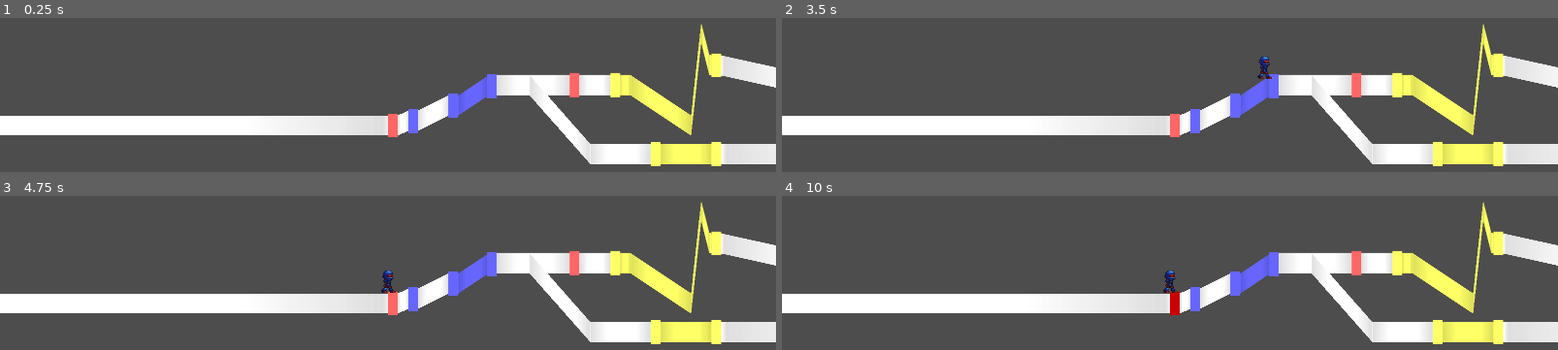
Above: before the commit, frames 1-4 (two rows, left to right).
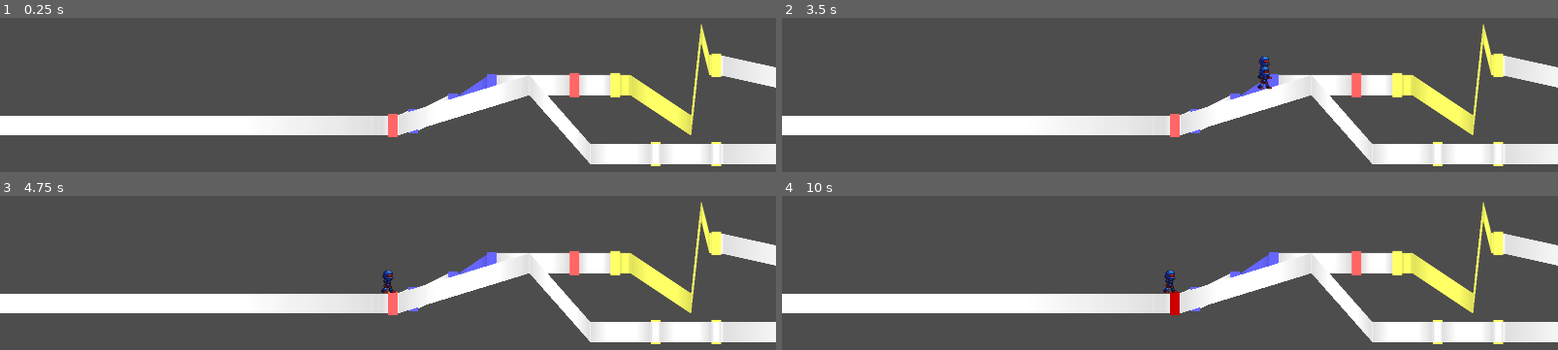
Above: after the commit, the same moments.

Repository: junu192857/Vexatonic-dash-2
Game: Godot game, scene res://Scenes/RhythmScene.tscn
Same seed, same stepped clock (60 frames per second), same inputs: the game is played once before the commit and once after it. Sound files missing from this copy of the repository are replaced by a short silence.
Inputs (mouse positions are in pixels of both pictures, inside the frame that each line leads up to):
- Up to frame 1 (0.25 s): no input
- Up to frame 2 (3.5 s): tap Enter at 0.5, 2.75 s; move the mouse to (1340, 104) at 0.52 s; hold A (a) 0.53-1.25 s; click (1340, 104) at 0.67 s; tap D (d) at 0.8 s; tap Space at 1.25 s; drag from (1014, 147) to (outside the picture) at 1.27 s; move the mouse to (1247, 30) at 2.02 s; hold K (k) 2.03-2.75 s; click (1247, 30) at 2.17 s; tap L (l) at 2.3 s; drag from (outside the picture) to (937, 59) at 2.77 s
- Up to frame 3 (4.75 s): move the mouse to (outside the picture) at 3.52 s; hold S (s) 3.53-4.25 s; click (outside the picture) at 3.67 s; tap A (a) at 3.8 s; drag from (155, 237) to (outside the picture) at 4.27 s
- Up to frame 4 (10 s): tap Space at 5, 6.5 s; move the mouse to (1208, 303) at 5.02 s; hold D (d) 5.03-5.75 s; click (1208, 303) at 5.17 s; tap K (k) at 5.3 s; tap Enter at 5.75 s; drag from (outside the picture) to (1014, 325) at 5.77 s; move the mouse to (1340, 282) at 6.52 s; hold K (k) 6.53-7.25 s; click (1340, 282) at 6.67 s; tap S (s) at 6.8 s; drag from (1014, 325) to (outside the picture) at 7.27 s; move the mouse to (1247, 208) at 8.02 s; hold S (s) 8.03-8.75 s; click (1247, 208) at 8.17 s; tap D (d) at 8.3 s; drag from (outside the picture) to (937, 237) at 8.77 s; move the mouse to (outside the picture) at 9.52 s; hold D (d) from 9.53 s (still down); click (outside the picture) at 9.67 s; tap L (l) at 9.8 s

The runs differ from the first frame. In frame 1, 2.6% of the frame differs, in the area x 51-93%, y 37-95%; in frame 2, 2.8%, in the area x 51-93%, y 31-95%; in frame 3, 2.6%; in frame 4, 2.6%.

Commit message:
에디터 Save/Load 완벽히 완성

Diff:
--- a/vexatonic-dash-2/Scenes/Editor.tscn
+++ b/vexatonic-dash-2/Scenes/Editor.tscn
@@ -32,6 +32,7 @@
 [node name="CanvasLayer" type="CanvasLayer" parent="." unique_id=1936366698]
 
 [node name="SavePanel" type="Panel" parent="CanvasLayer" unique_id=214289469]
+visible = false
 anchors_preset = -1
 anchor_left = 0.5
 anchor_top = 0.5
@@ -44,7 +45,41 @@
 grow_horizontal = 2
 grow_vertical = 2
 
-[node name="LineEdit" type="LineEdit" parent="CanvasLayer/SavePanel" unique_id=316064508]
+[node name="QuitButton" type="Button" parent="CanvasLayer/SavePanel" unique_id=527542015]
+layout_mode = 0
+offset_left = 335.0
+offset_top = 15.0
+offset_right = 388.0
+offset_bottom = 64.0
+text = "Quit"
+
+[node name="SaveButton" type="Button" parent="CanvasLayer/SavePanel" unique_id=431638425]
+layout_mode = 0
+offset_left = 155.0
+offset_top = 158.0
+offset_right = 246.0
+offset_bottom = 191.0
+text = "Save!!"
+
+[node name="OnlyForNewSave" type="Control" parent="CanvasLayer/SavePanel" unique_id=1769331625]
+anchors_preset = 0
+
+[node name="Label" type="Label" parent="CanvasLayer/SavePanel/OnlyForNewSave" unique_id=1518965152]
+layout_mode = 0
+offset_left = 129.0
+offset_top = 23.0
+offset_right = 286.0
+offset_bottom = 46.0
+text = "Enter Level Name!!"
+
+[node name="WarningLabel" type="Label" parent="CanvasLayer/SavePanel/OnlyForNewSave" unique_id=716578086]
+layout_mode = 0
+offset_left = 96.0
+offset_top = 207.0
+offset_right = 309.0
+offset_bottom = 230.0
+
+[node name="LineEdit" type="LineEdit" parent="CanvasLayer/SavePanel/OnlyForNewSave" unique_id=316064508]
 layout_mode = 0
 offset_left = 120.0
 offset_top = 56.0
@@ -52,31 +87,7 @@
 offset_bottom = 96.0
 pivot_offset = Vector2(80, 20)
 
-[node name="QuitButton" type="Button" parent="CanvasLayer/SavePanel" unique_id=527542015]
-layout_mode = 0
-offset_left = 335.0
-offset_top = 15.0
-offset_right = 388.0
-offset_bottom = 64.0
-text = "Quit"
-
-[node name="SaveButton" type="Button" parent="CanvasLayer/SavePanel" unique_id=431638425]
-layout_mode = 0
-offset_left = 155.0
-offset_top = 158.0
-offset_right = 246.0
-offset_bottom = 191.0
-text = "Save!!"
-
-[node name="Label" type="Label" parent="CanvasLayer/SavePanel" unique_id=1518965152]
-layout_mode = 0
-offset_left = 129.0
-offset_top = 23.0
-offset_right = 286.0
-offset_bottom = 46.0
-text = "Enter Level Name!!"
-
-[node name="Button3" type="Button" parent="CanvasLayer/SavePanel" unique_id=455518065]
+[node name="Button3" type="Button" parent="CanvasLayer/SavePanel/OnlyForNewSave" unique_id=455518065]
 layout_mode = 0
 offset_left = 235.0
 offset_top = 106.0
@@ -86,7 +97,7 @@
 button_group = SubResource("ButtonGroup_brgpd")
 text = "Vex"
 
-[node name="Button2" type="Button" parent="CanvasLayer/SavePanel" unique_id=1253078000]
+[node name="Button2" type="Button" parent="CanvasLayer/SavePanel/OnlyForNewSave" unique_id=1253078000]
 layout_mode = 0
 offset_left = 178.0
 offset_top = 107.0
@@ -96,7 +107,7 @@
 button_group = SubResource("ButtonGroup_brgpd")
 text = "Hard"
 
-[node name="Button" type="Button" parent="CanvasLayer/SavePanel" unique_id=272347291]
+[node name="Button" type="Button" parent="CanvasLayer/SavePanel/OnlyForNewSave" unique_id=272347291]
 layout_mode = 0
 offset_left = 126.0
 offset_top = 106.0
@@ -106,12 +117,20 @@
 button_group = SubResource("ButtonGroup_brgpd")
 text = "Easy"
 
-[node name="WarningLabel" type="Label" parent="CanvasLayer/SavePanel" unique_id=716578086]
-layout_mode = 0
-offset_left = 96.0
-offset_top = 207.0
-offset_right = 309.0
-offset_bottom = 230.0
+[node name="OnlyForLoaded" type="Control" parent="CanvasLayer/SavePanel" unique_id=432093991]
+visible = false
+anchors_preset = 0
+offset_left = 42.0
+offset_top = 73.0
+offset_right = 42.0
+offset_bottom = 73.0
+
+[node name="Label" type="Label" parent="CanvasLayer/SavePanel/OnlyForLoaded" unique_id=761252457]
+layout_mode = 0
+offset_left = 5.0
+offset_top = 31.0
+offset_right = 326.0
+offset_bottom = 54.0
 
 [node name="NoteSelectorPanel" type="Panel" parent="CanvasLayer" unique_id=1195473622]
 anchors_preset = -1
@@ -241,7 +260,6 @@
 button_group = SubResource("ButtonGroup_dfuwn")
 
 [node name="InitialPanel" type="Panel" parent="CanvasLayer" unique_id=281739446]
-visible = false
 anchors_preset = -1
 anchor_left = 0.25
 anchor_top = 0.25
@@ -348,6 +366,13 @@
 offset_bottom = 424.0
 horizontal_alignment = 1
 
+[node name="FileDialog" type="FileDialog" parent="CanvasLayer/InitialPanel" unique_id=923584041]
+oversampling_override = 1.0
+title = "Open a File"
+position = Vector2i(0, 36)
+file_mode = 0
+access = 2
+
 [node name="SettingPanel" type="Panel" parent="CanvasLayer" unique_id=955210483]
 anchors_preset = -1
 anchor_left = 0.85
@@ -464,20 +489,61 @@
 button_group = SubResource("ButtonGroup_5v8xv")
 text = "8bit"
 
+[node name="LoadPanel" type="Panel" parent="CanvasLayer" unique_id=1101582062]
+visible = false
+offset_left = 677.0
+offset_top = 345.0
+offset_right = 1223.0
+offset_bottom = 686.0
+
+[node name="Button" type="Button" parent="CanvasLayer/LoadPanel" unique_id=1619523593]
+layout_mode = 0
+offset_left = 202.0
+offset_top = 270.0
+offset_right = 367.0
+offset_bottom = 318.0
+text = "Load Chart"
+
+[node name="Button2" type="Button" parent="CanvasLayer/LoadPanel" unique_id=1744612057]
+layout_mode = 0
+offset_left = 201.0
+offset_top = 37.0
+offset_right = 363.0
+offset_bottom = 89.0
+text = "Find Chart..."
+
+[node name="FileDialog" type="FileDialog" parent="CanvasLayer/LoadPanel" unique_id=666052920]
+title = "Open a File"
+file_mode = 0
+
+[node name="LengthLabel" type="Label" parent="CanvasLayer/LoadPanel" unique_id=16729852]
+layout_mode = 0
+offset_left = 173.0
+offset_top = 221.0
+offset_right = 393.0
+offset_bottom = 263.0
+
+[node name="MusicLabel" type="Label" parent="CanvasLayer/LoadPanel" unique_id=1562858408]
+layout_mode = 0
+offset_left = 177.0
+offset_top = 161.0
+offset_right = 397.0
+offset_bottom = 203.0
+
+[node name="NameLabel" type="Label" parent="CanvasLayer/LoadPanel" unique_id=1971119977]
+layout_mode = 0
+offset_left = 172.0
+offset_top = 104.0
+offset_right = 392.0
+offset_bottom = 146.0
+
 [node name="AudioStreamPlayer" type="AudioStreamPlayer" parent="." unique_id=787913441]
-
-[node name="FileDialog" type="FileDialog" parent="." unique_id=923584041]
-oversampling_override = 1.0
-title = "Open a File"
-position = Vector2i(0, 36)
-file_mode = 0
-access = 2
 
 [connection signal="pressed" from="CanvasLayer/SavePanel/QuitButton" to="." method="quit_save_panel"]
 [connection signal="pressed" from="CanvasLayer/SavePanel/SaveButton" to="." method="save_chart"]
-[connection signal="pressed" from="CanvasLayer/SavePanel/Button3" to="." method="set_difficulty" binds= [2]]
-[connection signal="pressed" from="CanvasLayer/SavePanel/Button2" to="." method="set_difficulty" binds= [1]]
-[connection signal="pressed" from="CanvasLayer/SavePanel/Button" to="." method="set_difficulty" binds= [0]]
+[connection signal="pressed" from="CanvasLayer/SavePanel/OnlyForNewSave/Button3" to="." method="set_difficulty" binds= [2]]
+[connection signal="pressed" from="CanvasLayer/SavePanel/OnlyForNewSave/Button2" to="." method="set_difficulty" binds= [1]]
+[connection signal="pressed" from="CanvasLayer/SavePanel/OnlyForNewSave/Button" to="." method="set_difficulty" binds= [0]]
 [connection signal="pressed" from="CanvasLayer/NoteSelectorPanel/Button6" to="." method="_on_select_mode" binds= [13]]
 [connection signal="pressed" from="CanvasLayer/NoteSelectorPanel/Button4" to="." method="_on_select_mode" binds= [12]]
 [connection signal="pressed" from="CanvasLayer/NoteSelectorPanel/Button3" to="." method="_on_select_mode" binds= [11]]
@@ -486,8 +552,9 @@
 [connection signal="pressed" from="CanvasLayer/NoteSelectorPanel/Button7" to="." method="_on_select_mode" binds= [1]]
 [connection signal="pressed" from="CanvasLayer/NoteSelectorPanel/Button" to="." method="_on_select_mode" binds= [0]]
 [connection signal="pressed" from="CanvasLayer/InitialPanel/Button" to="." method="_on_start_editor"]
-[connection signal="pressed" from="CanvasLayer/InitialPanel/Button2" to="." method="load_chart"]
+[connection signal="pressed" from="CanvasLayer/InitialPanel/Button2" to="." method="on_push_load_chart_button"]
 [connection signal="pressed" from="CanvasLayer/InitialPanel/Button3" to="." method="start_find_music"]
+[connection signal="file_selected" from="CanvasLayer/InitialPanel/FileDialog" to="." method="select_music"]
 [connection signal="pressed" from="CanvasLayer/SettingPanel/SaveButton2" to="." method="print_lane_info"]
 [connection signal="pressed" from="CanvasLayer/SettingPanel/SaveButton" to="." method="open_save_panel"]
 [connection signal="pressed" from="CanvasLayer/SettingPanel/Button4" to="." method="set_bit" binds= [32]]
@@ -499,4 +566,6 @@
 [connection signal="pressed" from="CanvasLayer/SettingPanel/Button2" to="." method="set_bit" binds= [4]]
 [connection signal="pressed" from="CanvasLayer/SettingPanel/Button3" to="." method="set_bit" binds= [16]]
 [connection signal="pressed" from="CanvasLayer/SettingPanel/Button" to="." method="set_bit" binds= [8]]
-[connection signal="file_selected" from="FileDialog" to="." method="select_music"]
+[connection signal="pressed" from="CanvasLayer/LoadPanel/Button" to="." method="finish_load_chart"]
+[connection signal="pressed" from="CanvasLayer/LoadPanel/Button2" to="." method="find_chart"]
+[connection signal="file_selected" from="CanvasLayer/LoadPanel/FileDialog" to="." method="select_chart"]
--- a/vexatonic-dash-2/Scripts/EditorManager.gd
+++ b/vexatonic-dash-2/Scripts/EditorManager.gd
@@ -13,6 +13,7 @@
 @onready var noteSelectorPanel = $CanvasLayer/NoteSelectorPanel
 @onready var settingPanel = $CanvasLayer/SettingPanel
 @onready var savePanel = $CanvasLayer/SavePanel
+@onready var loadPanel = $CanvasLayer/LoadPanel
 
 var editor_ready = false
 #Editor에서 Setting.speed는 1인 것으로 가정
@@ -61,9 +62,10 @@
 	levelData.bpm.append(Vector2(INF, 60))
 	levelData.music_path = music_path.get_file()
 	levelData.length = music_time * 1000
+	chart_loaded = false
 
 func start_find_music():
-	$FileDialog.popup()
+	initialPanel.get_node("FileDialog").popup()
 
 func select_music(path: String):
 	var stream = AudioStreamMP3.new()
@@ -582,46 +584,54 @@
 func open_save_panel():
 	editor_ready = false
 	savePanel.visible = true
+	if (chart_loaded):
+		savePanel.get_node("OnlyForNewSave").visible = false
+		savePanel.get_node("OnlyForLoaded").visible = true
+		savePanel.get_node("OnlyForLoaded/Label").text = "Do you want to save %s %s?" % [levelData.name, Setting.DIFFICULTY_NAMES[save_difficulty]]
 
 func quit_save_panel():
 	savePanel.visible = false
 	editor_ready = false
 
 func save_chart():
-	if save_difficulty == -1:
-		savePanel.get_node("WarningLabel").text = "WARNING: Please set difficulty"
-		return
-	var folder_name = savePanel.get_node("LineEdit").text
-	if folder_name.is_empty():
-		savePanel.get_note("WarningLabel").text = "WARNING: Please set level name"
-		return
-
-	var dir_path = "res://Charts/" + folder_name
-	DirAccess.make_dir_recursive_absolute(dir_path)
-
-	# METADATA.txt 저장
-	var meta_file = FileAccess.open(dir_path + "/METADATA.txt", FileAccess.WRITE)
-	if meta_file == null:
-		push_error("ERROR: METADATA.txt를 열 수 없습니다.")
-		return
-	meta_file.store_line("NAME " + folder_name)
-	meta_file.store_line("MUSIC " + levelData.music_path)
-	meta_file.store_line("LEVEL 1 2 3")
-	meta_file.store_line("LENGTH %d" % levelData.length)
-
-	# 음악 파일 저장
-	DirAccess.copy_absolute(music_path, dir_path + "/" + levelData.music_path)
+	if (!chart_loaded):
+		if save_difficulty == -1:
+			savePanel.get_node("WarningLabel").text = "WARNING: Please set difficulty"
+			return
+		var folder_name = savePanel.get_node("OnlyForNewSave/LineEdit").text
+		if folder_name.is_empty():
+			savePanel.get_note("WarningLabel").text = "WARNING: Please set level name"
+			return
+
+		var dir_path = "res://Charts/" + folder_name
+		DirAccess.make_dir_recursive_absolute(dir_path)
+
+		# METADATA.txt 저장
+		var meta_file = FileAccess.open(dir_path + "/METADATA.txt", FileAccess.WRITE)
+		if meta_file == null:
+			push_error("ERROR: METADATA.txt를 열 수 없습니다.")
+			return
+		meta_file.store_line("NAME " + folder_name)
+		meta_file.store_line("MUSIC " + levelData.music_path)
+		meta_file.store_line("LEVEL 1 2 3")
+		meta_file.store_line("LENGTH %d" % levelData.length)
+
+		# 음악 파일 저장
+		DirAccess.copy_absolute(music_path, dir_path + "/" + levelData.music_path)
+
+		var difficulty_name = Setting.DIFFICULTY_NAMES[save_difficulty]
+		chart_path = dir_path + "/" + difficulty_name + ".txt"
 
 	# 채보 파일 저장
-	var difficulty_name = Setting.DIFFICULTY_NAMES[save_difficulty]
-	var file = FileAccess.open(dir_path + "/" + difficulty_name + ".txt", FileAccess.WRITE)
+
+	var file = FileAccess.open(chart_path, FileAccess.WRITE)
 	if file == null:
 		push_error("ERROR: 채보 파일을 열 수 없습니다.")
 		return
 
 	# BPM 저장
-	for bpm in levelData.bpm:
-		file.store_line("BPM %s %s" % [bpm.x, bpm.y])
+	for i in range(levelData.bpm.size() - 1):
+		file.store_line("BPM %s %s" % [levelData.bpm[i].x, levelData.bpm[i].y])
 
 	# LANE 저장
 	for lane in levelData.lanes:
@@ -636,21 +646,69 @@
 
 	quit_save_panel()
 
+
 func set_difficulty(difficulty:int):
 	save_difficulty = difficulty
 # =============================== Load Chart ==========================
-
-func load_chart():
-	initiate_editor()
-	parse()
+var chart_path
+var chart_loaded : bool
+
+func on_push_load_chart_button():
+	loadPanel.visible = true
+	initialPanel.visible = false
+
+
+func find_chart():
+	loadPanel.get_node("FileDialog").popup()
+
+func select_chart(path: String):
+	chart_path = path
+	var dir = DirAccess.open(path.get_base_dir())
+	for file in dir.get_files():
+		if file.ends_with(".mp3"):
+			music_path = path.get_base_dir() + "/" + file
+			print(music_path)
+			break
+
+	var stream = AudioStreamMP3.new()
+	var audioStreamPlayer = $AudioStreamPlayer
+	stream.data = FileAccess.get_file_as_bytes(music_path)
+	audioStreamPlayer.stream = stream
+
+	levelData = LevelData.new()
+	levelData.name = path.get_base_dir().get_file()
+	levelData.music_path = music_path.get_file()
+	levelData.length = stream.get_length() * 1000
+
+
+	match chart_path.get_file():
+		Setting.DIFFICULTY_NAMES[0] + ".txt":
+			save_difficulty = 0
+		Setting.DIFFICULTY_NAMES[1] + ".txt":
+			save_difficulty = 1
+		Setting.DIFFICULTY_NAMES[2] + ".txt":
+			save_difficulty = 2
+		_:
+			save_difficulty = -1
+
+	loadPanel.get_node("NameLabel").text = "Chart: " + levelData.name + " " + Setting.DIFFICULTY_NAMES[save_difficulty]
+	loadPanel.get_node("MusicLabel").text = "Song: " + levelData.music_path
+	loadPanel.get_node("LengthLabel").text = "Length: " + str(levelData.length / 1000)
+
+
+func finish_load_chart():
+	parse(chart_path)
 	levelData.bpm.append(Vector2(INF, 60))
 	for bpm in levelData.bpm:
 		print("time: %f bpm:%f" % [bpm.x, bpm.y])
-	levelData.length = 180000
+	chart_loaded = true
+	loadPanel.visible = false
+	initiate_editor()
 	place_bar_lines()
 
-func parse():
-	ChartParser.parse_chart("res://Charts/Test/Easy.txt", levelData, true)
+
+func parse(chart_path: String):
+	ChartParser.parse_chart(chart_path, levelData, true)
 	for lane in levelData.lanes:
 		for i in range(lane.keyframes.size() - 1):
 			var start_time = lane.keyframes[i].x
--- a/vexatonic-dash-2/Scripts/Scripts_without_Node/ChartParser.gd
+++ b/vexatonic-dash-2/Scripts/Scripts_without_Node/ChartParser.gd
@@ -43,6 +43,7 @@
 
 		if parts[0] == "BPM":
 			data.bpm.append(Vector2(float(parts[1]), float(parts[2])))
+			print("BPM added")
 			continue
 
 		if parts[0] == "LANE":
Not shown, added: vexatonic-dash-2/Charts/PleaseEnd/Hard.txt
Not shown, added: vexatonic-dash-2/Charts/PleaseEnd/METADATA.txt
Not shown, changed: vexatonic-dash-2/Charts/Test/Easy.txt
Not shown, added: vexatonic-dash-2/Charts/PleaseEnd/Song.mp3
